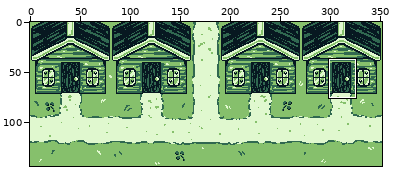
Edited in one commit: sprite sheet (Journey-to-Witzend-GBS/assets/backgrounds/house_of_cards.png). The first picture is a wide view before the edit; the outline marks the close-up.
Close-up. The starting point:
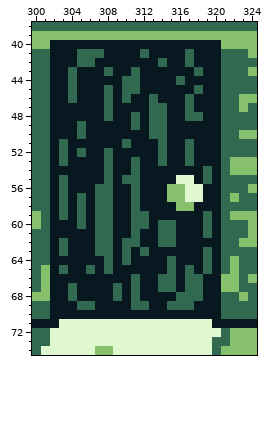
The file is 352x144 pixels. Colours within 5 levels of each other are drawn and written as one. Shown: x 300..324, y 38..74. The commit also changed other parts of the picture, which this record leaves out.
Once edited:
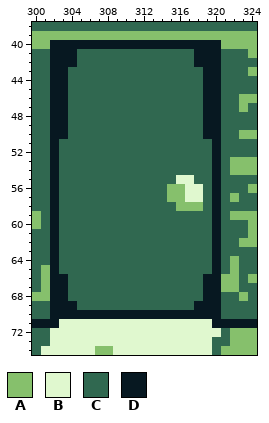
Palette (. is transparent): A #86c06c  B #e0f8cf  C #306850  D #071821
Edits made:
Colour A replaces colour D in row 58 at x 318.
Colour C replaces colour D in row 41 at x 308 to 311 and 313 to 316; in row 42 at x 307 to 313 and 315 to 316; in row 43 at x 305 to 307, 309 to 310 and 312 to 317; in row 44 at x 305 to 309, 312 to 315 and 317 to 318; in row 45 at x 305 to 307, 309 and 312 to 317; in row 46 at x 305 to 307, 309, 311 to 312, 314 to 316 and 318.
Colour C replaces colour D in row 47 at x 304 to 307, 309 to 312, 315 to 316 and 318; in row 48 at x 304 to 307, 309 to 310, 312 and 315 to 316; in row 49 at x 304, 306 to 310, 312 and 315 to 318; in row 50 at x 304, 306 to 312 and 315 to 318; in row 51 at x 304 to 309, 311 to 313, 315 to 316 and 318 to 319; in row 52 at x 304, 306 to 307, 309 to 313, 315 to 316 and 318 to 319.
Colour C replaces colour D in row 53 at x 304 to 307, 309 to 310, 312 to 313, 315 to 316 and 318 to 319; in row 54 at x 303 to 307, 309 to 310 and 312 to 318; in row 55 at x 304 to 307, 309, 312 to 315 and 318; in row 56 at x 304 to 306, 309 to 310, 312 to 314 and 319; in row 57 at x 304, 306, 309 to 310, 312 to 314 and 319; in row 58 at x 304, 306, 309 to 310, 312 to 315 and 319.
Colour C replaces colour D in row 59 at x 304, 306, 309 to 310 and 313 to 318; in row 60 at x 303 to 304, 306, 309 to 310, 313 and 316 to 318; in row 61 at x 303 to 306, 309 to 310, 312 to 313 and 316 to 318; in row 62 at x 304 to 306, 309, 312 to 313 and 316 to 319; in row 63 at x 304 to 306, 309, 311 and 313 to 318; in row 64 at x 303 to 307, 309, 311 to 314 and 316 to 318.
Colour C replaces colour D in row 65 at x 304 to 305, 307, 309 to 314, 316 and 318; in row 66 at x 304 to 310, 312 to 313 and 316; in row 67 at x 305 to 308, 310, 312 to 313 and 316; in row 68 at x 305 to 308, 310 and 312 to 315; in row 69 at x 307 to 310 and 313 to 314.
Boxes around the changes in both close-ups, in picture pixels (x1, y1, x2, y2):
changed: (59, 49, 212, 310)
